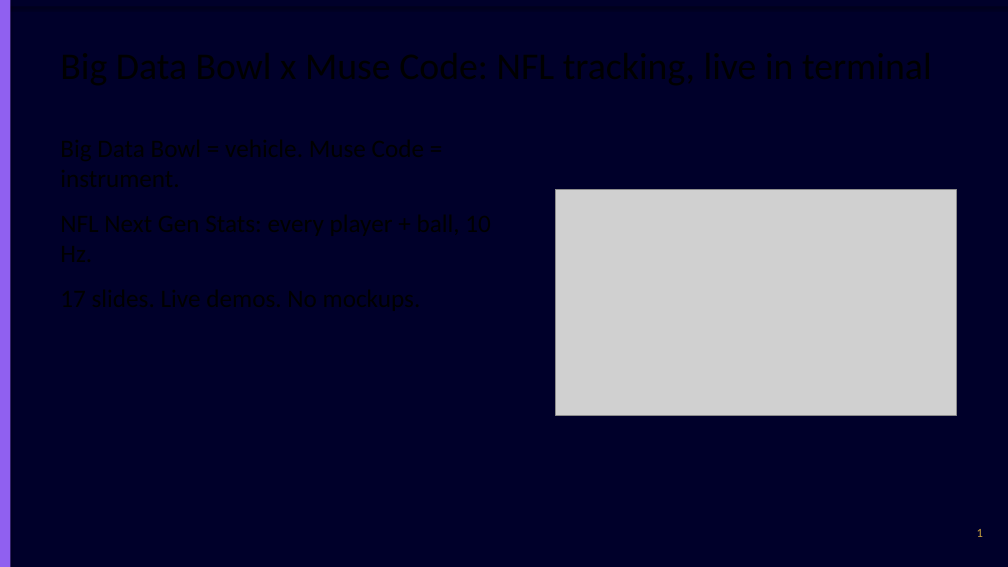
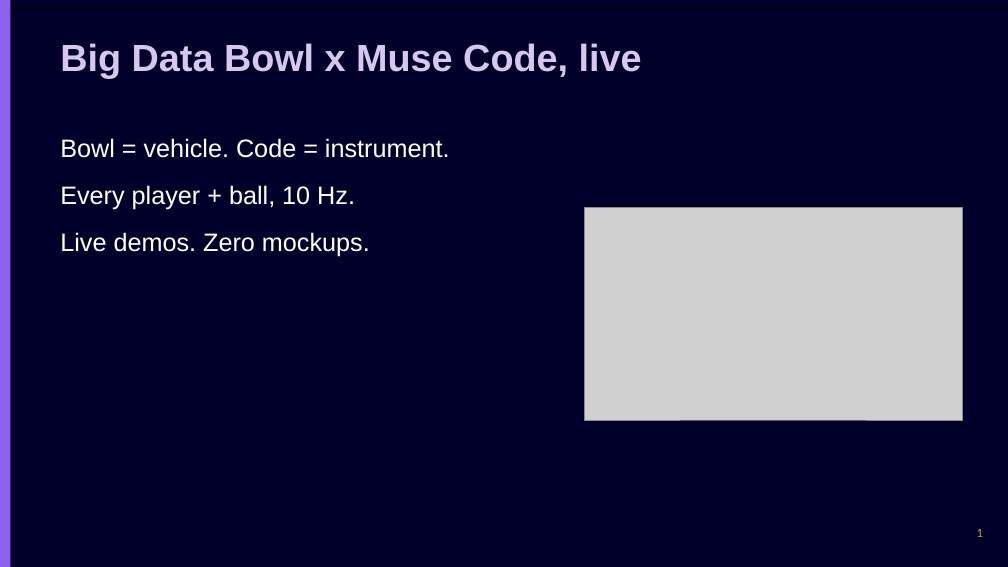
Before and after one commit to chasko-labs/nfl-big-data-bowl-2027, a slide deck: slide 1 of deck/unified.pptx. Drawn at 1008x567 pixels with LibreOffice and Linux fonts; fonts in the diff are those of the drawing; grey boxes stand for pictures. Boxes give left, top, right and bottom in pixels: in the first picture for what was removed or moved away, otherwise in the second. Text is boxed around its words. In the diff, an @@ line names an element or a change of style, - is before the commit and + after.

Commit message:
deck: explicit AAA colors, wrap on, short lines, two-column layout

```diff
--- a/deck/unified.pptx
+++ b/deck/unified.pptx
@@ text added at (60, 43, 642, 79), 36 pt, text #D7C7EE, bold @@
+Big Data Bowl x Muse Code, live
@@ text added at (60, 138, 450, 257), 24 pt, text #FFFFFF @@
+Bowl = vehicle. Code = instrument.
+Every player + ball, 10 Hz.
+Live demos. Zero mockups.
@@ picture: place and size @@
-picture at (556, 190, 957, 415)
+picture at (585, 207, 963, 420)
```
Also in this commit, not shown: 16 other slides changed.
